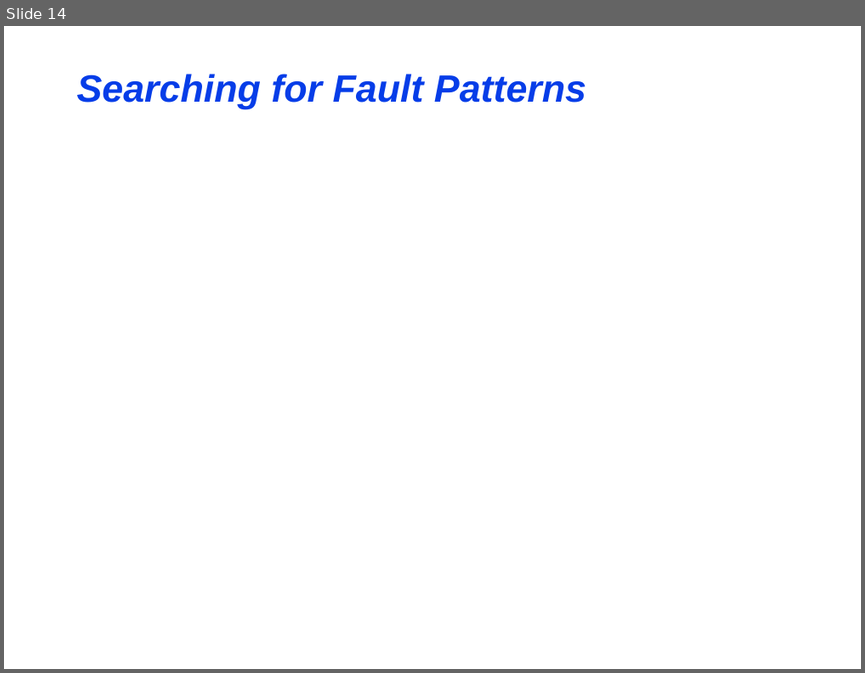
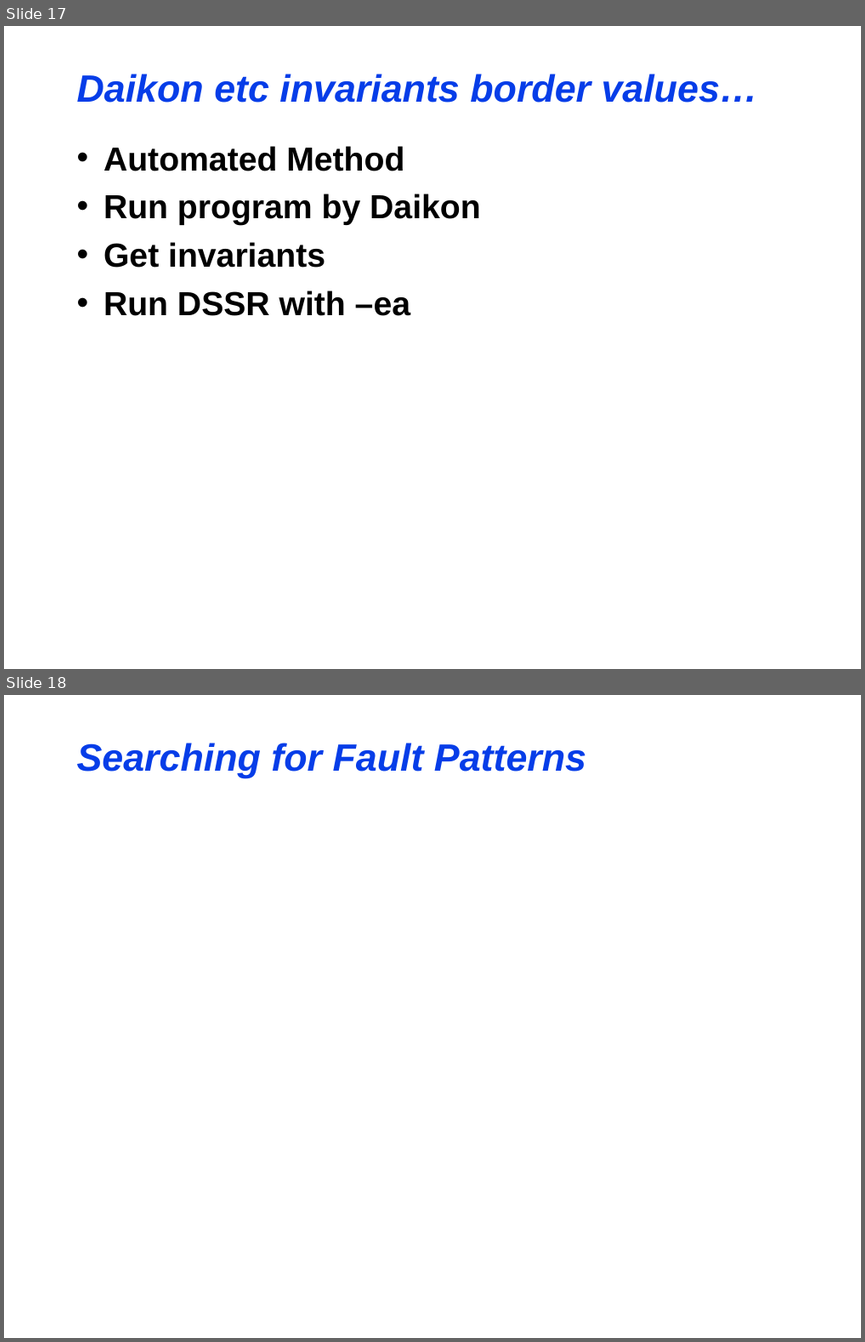
Before and after one commit to maochy/yeti-test, a slide deck: ThesisSeminar/ThesisSeminar.ppt. Shown one above the other, each under a label of ours: slide 14 before the commit, slides 17 and 18 after it. The pictures are 865x673 and 865x1342 pixels, drawn with LibreOffice and Linux fonts; fonts in the diff are those of the drawing. Boxes give left, top, right and bottom in pixels: in the first picture for what was removed or moved away, otherwise in the second. Text is boxed around its words. In the diff, an @@ line names an element or a change of style, - is before the commit and + after.

```diff
--- a/ThesisSeminar/ThesisSeminar.ppt
+++ b/ThesisSeminar/ThesisSeminar.ppt
@@ slide 17 added at <box>4,26,861,669</box>, background #FFFFFF @@
@@ title added at <box>77,74,758,102</box>, 32 pt, text #063DE8, bold, italic @@
+Daikon etc invariants border values…
@@ text added at <box>103,146,481,316</box>, 28 pt, text #000000, bold @@
+• Automated Method
+• Run program by Daikon
+• Get invariants
+• Run DSSR with –ea
@@ what was slide 14 is now slide 18 @@
```
Also in this commit, not shown: 1 slide changed, 3 other slides added, 2 slides removed.
